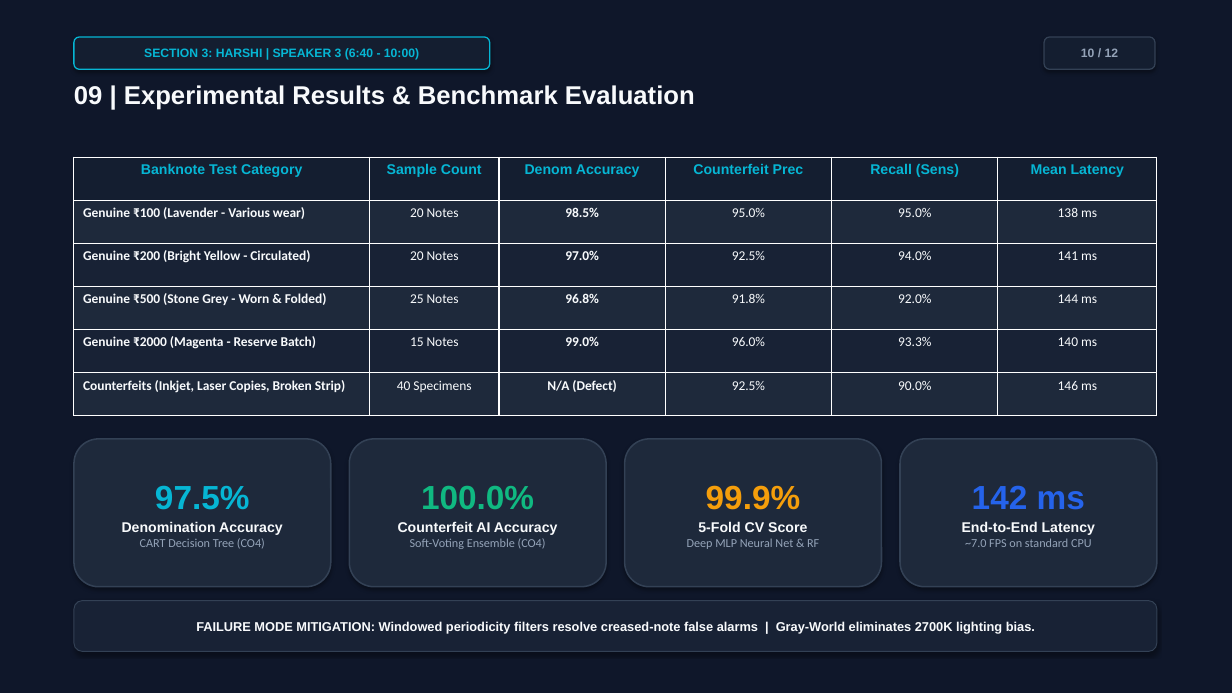
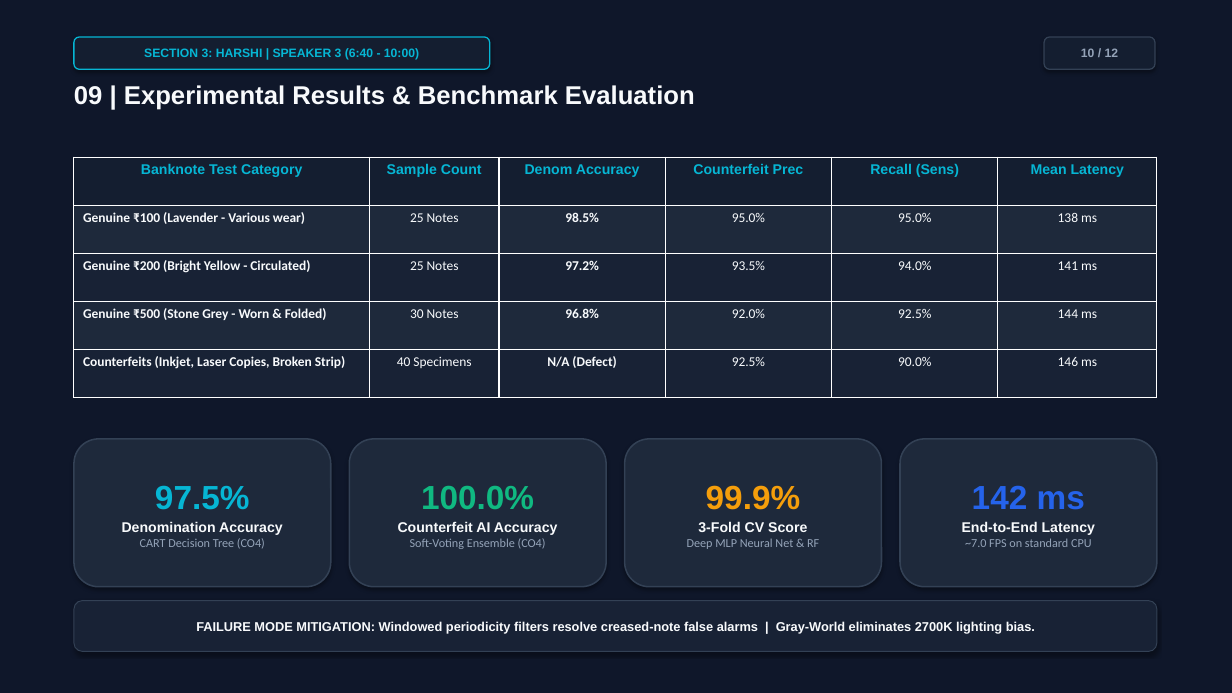
Before and after one commit to Soham51826/real-time-currency-counterfeit-checker, a slide deck: slide 10 of CurrencyGuard_AI_Defense_Presentation.pptx. Drawn at 1232x693 pixels with LibreOffice and Linux fonts; fonts in the diff are those of the drawing. Boxes give left, top, right and bottom in pixels: in the first picture for what was removed or moved away, otherwise in the second. Text is boxed around its words. In the diff, an @@ line names an element or a change of style, - is before the commit and + after.

```diff
--- a/CurrencyGuard_AI_Defense_Presentation.pptx
+++ b/CurrencyGuard_AI_Defense_Presentation.pptx
@@ table at <box>74,157,1157,397</box> @@
-row 2: Genuine ₹100 (Lavender - Various wear) | 20 Notes | 98.5% | 95.0% | 95.0% | 138 ms
-row 3: Genuine ₹200 (Bright Yellow - Circulated) | 20 Notes | 97.0% | 92.5% | 94.0% | 141 ms
-row 4: Genuine ₹500 (Stone Grey - Worn & Folded) | 25 Notes | 96.8% | 91.8% | 92.0% | 144 ms
-row 5: Genuine ₹2000 (Magenta - Reserve Batch) | 15 Notes | 99.0% | 96.0% | 93.3% | 140 ms
+row 2: Genuine ₹100 (Lavender - Various wear) | 25 Notes | 98.5% | 95.0% | 95.0% | 138 ms
+row 3: Genuine ₹200 (Bright Yellow - Circulated) | 25 Notes | 97.2% | 93.5% | 94.0% | 141 ms
+row 4: Genuine ₹500 (Stone Grey - Worn & Folded) | 30 Notes | 96.8% | 92.0% | 92.5% | 144 ms
@@ text in rounded rectangle at <box>698,521,807,532</box>: text changed @@
-5-Fold CV Score
+3-Fold CV Score
```
Also in this commit, not shown: 4 other slides changed, 28 other files.
